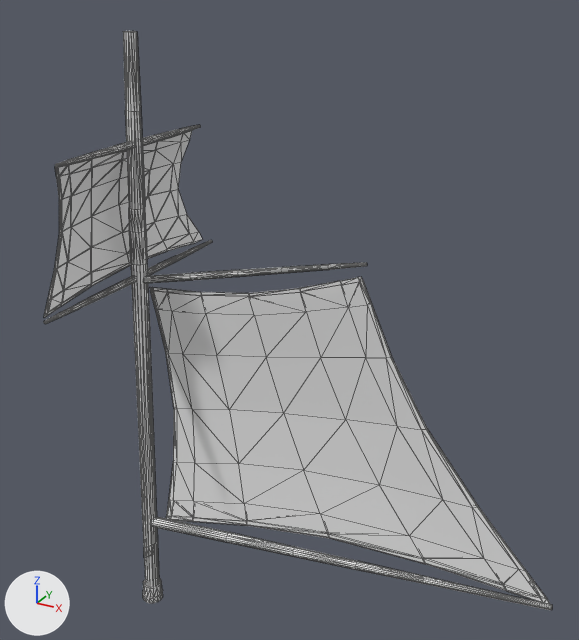
Before and after pictures for a commit that changed the OBJ model Game/res/assets/models/Decorative/mast_temporary.obj.
One viewpoint serves both versions: a camera (50 mm lens) standing at (25.9, -29.7, 35.4) and looking at (9.1, 1.0, 20.1). The axes (+X, +Y, +Z) are drawn at lower left. The lights are the same throughout. Mesh edges are drawn as thin lines. Where no turn or scale is listed for an object, it has been applied to the vertices.

The first picture shows 'mast_temporary'.
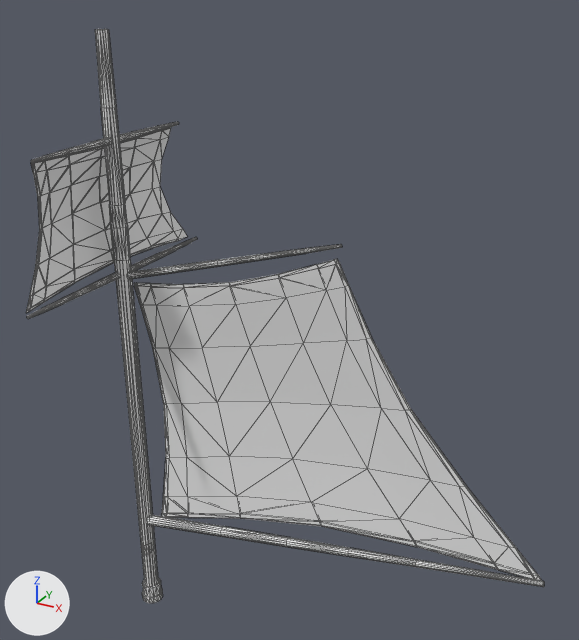
Patch to the scene script:
```diff
--- a/Game/res/assets/models/Decorative/mast_temporary.obj.py
+++ b/Game/res/assets/models/Decorative/mast_temporary.obj.py
@@ me_mast_temporary @@
 # used by ob_mast_temporary; location = (0.0, 0.0, 0.0)
-me_mast_temporary.from_pydata(...)  # 1114 vertices, 2078 faces; spans x -0.6..22.9, y -6.5..6.6, z 0.0..32.8
+me_mast_temporary.from_pydata(...)  # 1115 vertices, 2082 faces; spans x -1.6..22.4, y -6.5..6.6, z 0.0..32.9
+# me_mast_temporary part 1: the loose piece of 194 vertices spanning x 1.5..22.8, y 0.0..0.7, z 6.3..23.3 is turned -2.8 degrees about the y axis through the mesh origin
+# me_mast_temporary part 2: the loose piece of 24 vertices spanning x -0.1..0.6, y -0.5..-0.2, z 3.2..4.4 is moved by (-0.2, 0.1, 0.0)
+# me_mast_temporary part 3: the loose piece of 97 vertices spanning x 1.3..13.3, y -0.2..0.2, z 20.9..24.0 is scaled about its middle by (0.987, 1, 1.2), then moved by (-1.1, 0.0, 0.3)
+# me_mast_temporary part 4: the loose piece of 97 vertices spanning x 0.7..1.1, y -6.5..-0.1, z 20.9..21.3 is moved by (-1.0, 0.0, 0.0)
+# me_mast_temporary part 5: the loose piece of 97 vertices spanning x 0.7..1.1, y 0.2..6.6, z 20.9..21.3 is moved by (-1.0, 0.0, 0.0)
+# me_mast_temporary part 6: the loose piece of 97 vertices spanning x 1.2..1.5, y -5.2..-0.2, z 27.7..28.0 is moved by (-1.4, 0.0, 0.0)
+# me_mast_temporary part 7: the loose piece of 97 vertices spanning x 1.2..1.5, y 0.3..5.2, z 27.7..28.0 is moved by (-1.4, 0.0, 0.0)
+# me_mast_temporary part 8: the loose piece of 154 vertices spanning x -0.3..1.3, y -6.4..6.0, z 21.3..27.9 is turned -2.8 degrees about the y axis through the mesh origin
+# me_mast_temporary part 9: the loose piece of 96 vertices spanning x 0.5..22.9, y -0.3..0.3, z 5.5..9.6 is rebuilt with 97 vertices and now spans x 0.3..22.4, y -0.3..0.3, z 5.6..10.7
+# me_mast_temporary part 10: 1 vertex moved within x 0.5, y 0.0, z 1.1; 106 vertices removed from x -0.5..1.8, y -0.6..0.6, z 0.3..32.8; 106 vertices added at x -0.6..0.6, y -0.6..0.6, z 0.4..32.9
```

Location of each change, [x1, y1, x2, y2] in pixels of the pictures (579 x 640 px; the box of a moved part takes in the faces that stretch with it):
'mast_temporary', reshaped
    before: [44, 31, 552, 610]
    after: [26, 29, 544, 603]
part 1 of me_mast_temporary, moved or reshaped
    before: [150, 277, 550, 604]
    after: [134, 259, 542, 581]
part 2 of me_mast_temporary, moved or reshaped
    before: [144, 544, 154, 558]
    after: [141, 543, 152, 557]
part 3 of me_mast_temporary, moved or reshaped
    before: [143, 263, 367, 283]
    after: [127, 244, 342, 279]
part 4 of me_mast_temporary, moved or reshaped
    before: [44, 276, 136, 324]
    after: [27, 272, 120, 319]
part 5 of me_mast_temporary, moved or reshaped
    before: [148, 240, 212, 276]
    after: [131, 237, 197, 271]
part 6 of me_mast_temporary, moved or reshaped
    before: [55, 141, 135, 167]
    after: [31, 138, 112, 163]
part 7 of me_mast_temporary, moved or reshaped
    before: [142, 125, 200, 146]
    after: [119, 122, 179, 142]
part 8 of me_mast_temporary, moved or reshaped
    before: [44, 131, 203, 317]
    after: [26, 128, 188, 313]
part 9 of me_mast_temporary, rebuilt (22% shorter)
    before: [150, 517, 552, 610]
    after: [146, 515, 544, 587]
part 10 of me_mast_temporary, moved or reshaped
    before: [123, 31, 163, 603]
    after: [95, 29, 163, 603]
